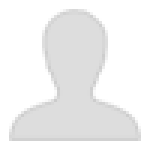
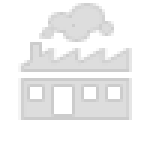
Layered file, before and after one edit (150x150). Changes by layer:
added layer "Layer 6" in group "Group 1" over [30, 3, 114, 66]
added layer "Layer 5" in group "Group 1" over [18, 48, 132, 120]
hid "Layer 1" over [9, 9, 141, 141]
